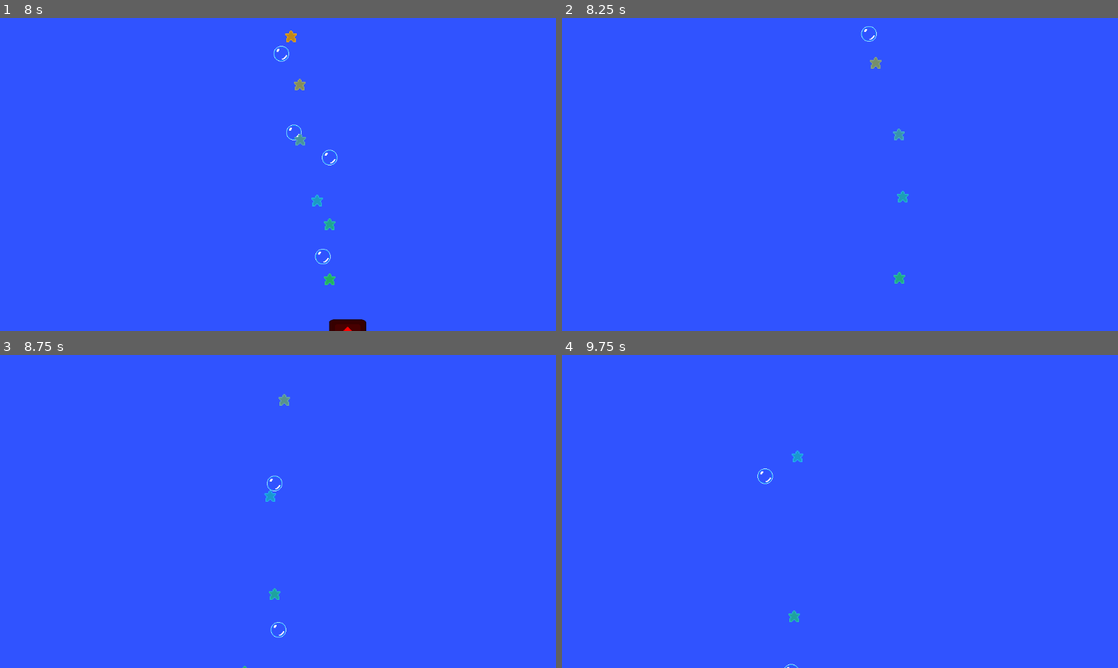
Above: before the commit, frames 1-4 (two rows, left to right).
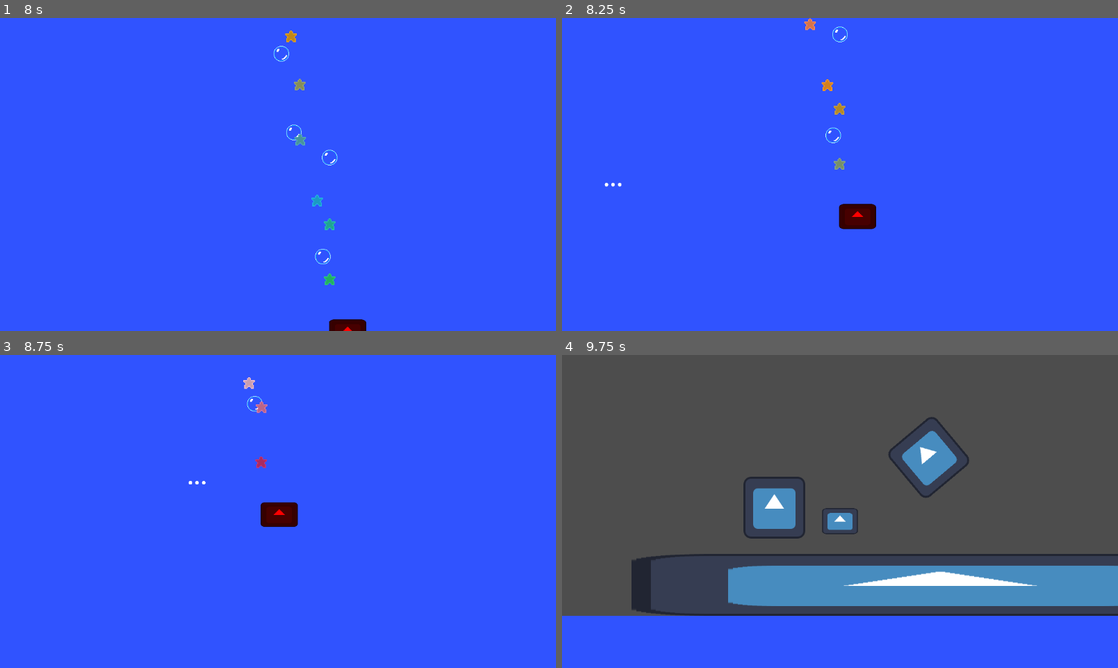
Above: after the commit, the same moments.

Repository: devmanso/gd4platformer2d
Game: Godot game, scene res://world.tscn
The game is run twice, just before and just after one commit, with the same random seed, the same clock (stepped at 60 frames per second) and the same inputs. The engine's default icon, where the game draws it, is replaced by a stand-in: a white triangle on a blue panel in a dark square.
Inputs (mouse positions are in pixels of both pictures, inside the frame that each line leads up to):
- Up to frame 1 (8 s): tap Enter (ui_accept) at 0.5, 0.77, 1.52, 3.02, 3.77, 4.52, 6.02, 6.77, 7.52 s; move the mouse to (250, 237) at 0.52 s; hold Right (ui_right) 0.53-2.03 s; tap Shift (dash) at 0.6, 1.35, 2.3, 2.85, 3.6, 4.55, 5.1, 5.85, 6.8, 7.35 s; move the mouse to (444, 221) at 1.27 s; move the mouse to (111, 127) at 2.02 s; hold Tab (look) 2.03-2.78 s; hold Left (ui_left) 2.03-4.28 s; move the mouse to (305, 174) at 2.77 s; move the mouse to (194, 96) at 3.52 s; move the mouse to (400, 158) at 4.27 s; hold Right (ui_right) from 4.28 s (still down); tap Tab (look) at 4.35 s; move the mouse to (166, 190) at 5.02 s; move the mouse to (333, 105) at 5.77 s; move the mouse to (250, 237) at 6.52 s; hold Tab (look) 6.53-7.28 s; move the mouse to (444, 221) at 7.27 s
- Up to frame 2 (8.25 s): move the mouse to (673, 127) at 8.02 s; release Right (ui_right) at 8.03 s; hold Left (ui_left) from 8.03 s (still down); tap Shift (dash) at 8.1 s
- Up to frame 3 (8.75 s): keep holding Left (ui_left)
- Up to frame 4 (9.75 s): move the mouse to (867, 511) at 8.77 s; tap Tab (look) at 8.85 s; tap Enter (ui_accept) at 9.02 s; tap Shift (dash) at 9.05 s; release Left (ui_left) at 9.5 s; click (595, 405) at 9.5 s, where only the run after the commit has a clickable "Restart"

Frame 1 is identical in both runs. In frame 2, 1.1% of the frame differs, in the area x 7-63%, y 0-85%; in frame 3, 1.0%; in frame 4, 83%, in the area x 0-100%, y 0-100%.

Commit message:
random game over messages, and fixed bug where particles would still emit after death

Diff:
--- a/player/death_screen.gd
+++ b/player/death_screen.gd
@@ -2,14 +2,19 @@
 
 @onready var death_message : RichTextLabel = $DeathMessage
 @export var game_over_messages : Array[String] = [":(", "You are dead!",
-"Whoops...", "...", "RIP"]
+"Whoops...", "...", "RIP", "Game Over!", "Try Again?", "(✖╭╮✖)"]
+var death_message_set : bool = false
 
 func set_game_over_text(message : String) -> void:
 	death_message.text = message
 
 func choose_random_game_over_text() -> void:
-	var index : int = randi_range(0, game_over_messages.size())
-	set_game_over_text(game_over_messages[index])
+	if !death_message_set:
+		var index : int = randi_range(0, game_over_messages.size() -1)
+		set_game_over_text(game_over_messages[index])
+		death_message_set = true
+	else:
+		pass
 
 func _ready() -> void:
 	randomize()
--- a/player/player.gd
+++ b/player/player.gd
@@ -102,9 +102,12 @@
 
 #TODO: implement restart and other functionality later
 func die() -> void:
+	deathscreen.choose_random_game_over_text()
 	camera.die()
 	deathscreen.show()
 	deathscreen_slidein = true
+	dash_particle.emitting = false
+	bubble_particle.emitting = false
 
 func get_direction() -> String:
 	if current_direction < 0:
@@ -245,7 +248,6 @@
 			should_emit_dash_trail = false
 			dash_particle.emitting = false
 
-
 # signal shit should go here
 
 func _on_damage_timer_timeout() -> void:
@@ -255,9 +257,6 @@
 		if get_health() != 0:
 			camera.start_shake(5)
 
-	print("Player HP: ", health)
-
-
 func _on_reset_sprite_timer_timeout() -> void:
 	if !is_in_water():
 		sprite.self_modulate = regular_color
--- a/world.tscn
+++ b/world.tscn
@@ -28,3 +28,4 @@
 
 [node name="Player" parent="." instance=ExtResource("2_o4sd4")]
 position = Vector2(352, 424)
+health = 1.0
